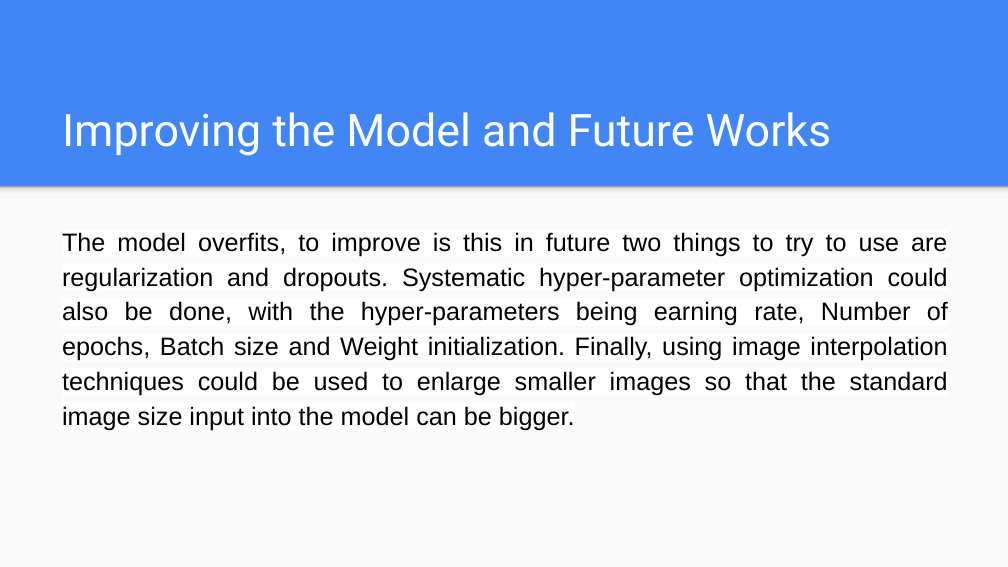
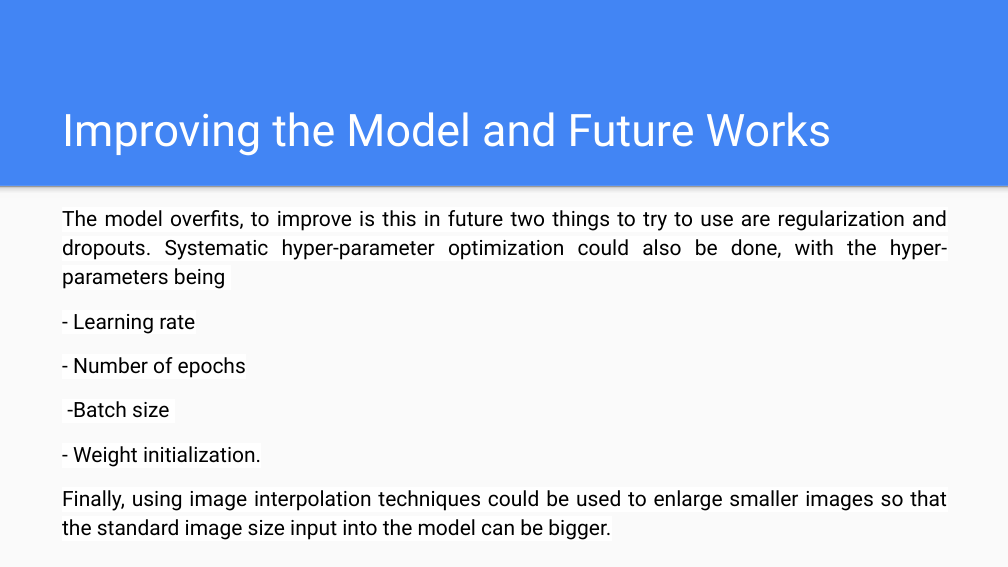
Before and after one commit to FedericoDiMartino/Springboard-Capstone-Project-2, a slide deck: slide 6 of Capstone 2 Deck.pptx. Drawn at 1008x567 pixels with LibreOffice and Linux fonts; fonts in the diff are those of the drawing. Boxes give left, top, right and bottom in pixels: in the first picture for what was removed or moved away, otherwise in the second. Text is boxed around its words. In the diff, an @@ line names an element or a change of style, - is before the commit and + after.

```diff
--- a/Capstone 2 Deck.pptx
+++ b/Capstone 2 Deck.pptx
@@ text at (x1=62, y1=210, x2=947, y2=540): text changed; size 18 to 15 pt; font Arial to Roboto @@
-The model overfits, to improve is this in future two things to try to use are regularization and dropouts. Systematic hyper-parameter optimization could also be done, with the hyper-parameters being earning rate, Number of epochs, Batch size and Weight initialization. Finally, using image interpolation techniques could be used to enlarge smaller images so that the standard image size input into the model can be bigger.
+The model overfits, to improve is this in future two things to try to use are regularization and dropouts. Systematic hyper-parameter optimization could also be done, with the hyper-parameters being
+- Learning rate
+- Number of epochs
+-Batch size
+- Weight initialization.
+Finally, using image interpolation techniques could be used to enlarge smaller images so that the standard image size input into the model can be bigger.
```
Also in this commit, not shown: 2 other slides changed.
